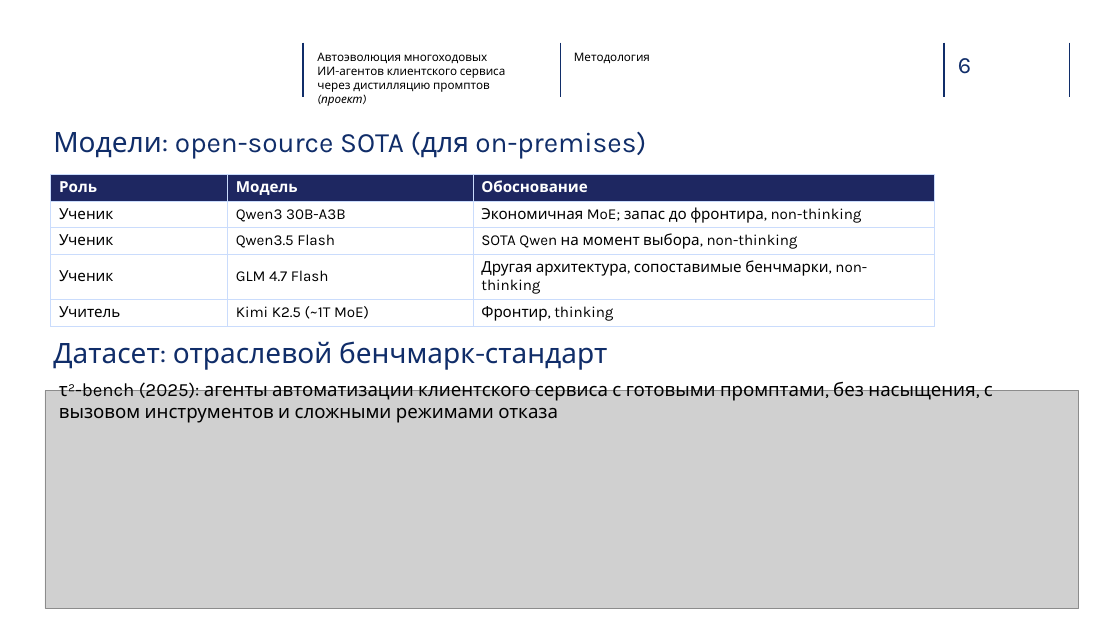
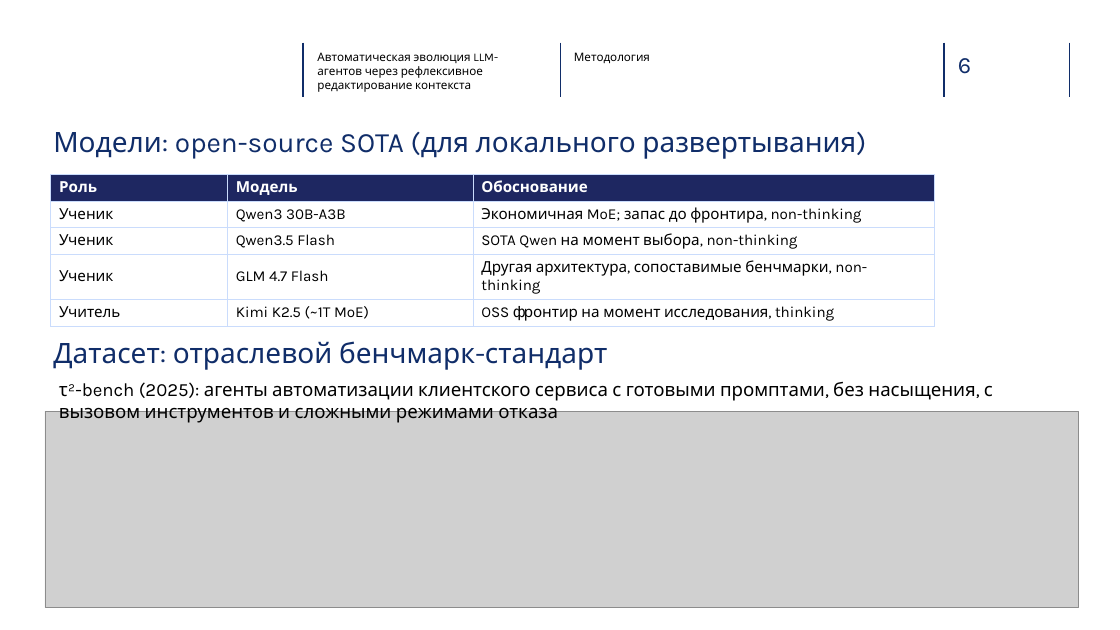
Before and after one commit to glebdementev/tau-evo, a slide deck: slide 6 of slides/defense_ru.pptx (slide 7 before the commit). Drawn at 1120x630 pixels with LibreOffice and Linux fonts; fonts in the diff are those of the drawing; grey boxes stand for pictures; background and template pictures are left out. Boxes give left, top, right and bottom in pixels: in the first picture for what was removed or moved away, otherwise in the second. Text is boxed around its words. In the diff, an @@ line names an element or a change of style, - is before the commit and + after.

```diff
--- a/slides/defense_ru.pptx
+++ b/slides/defense_ru.pptx
@@ text at bbox=[317, 52, 498, 92]: text changed @@
-Автоэволюция многоходовых
-ИИ-агентов клиентского сервиса через дистилляцию промптов (проект)
+Автоматическая эволюция LLM-агентов через рефлексивное редактирование контекста
@@ text at bbox=[53, 132, 866, 159]: text changed @@
-Модели: open-source SOTA (для on-premises)
+Модели: open-source SOTA (для локального развертывания)
@@ table at bbox=[50, 174, 933, 325] @@
-row 5, column 3: Фронтир, thinking
+row 5, column 3: OSS фронтир на момент исследования, thinking
@@ picture: place and size @@
-picture at bbox=[45, 391, 1079, 608]
+picture at bbox=[45, 411, 1079, 607]
```
Also in this commit, not shown: 12 other slides changed, 2 slides added, 3 slides removed, 2 other files.
